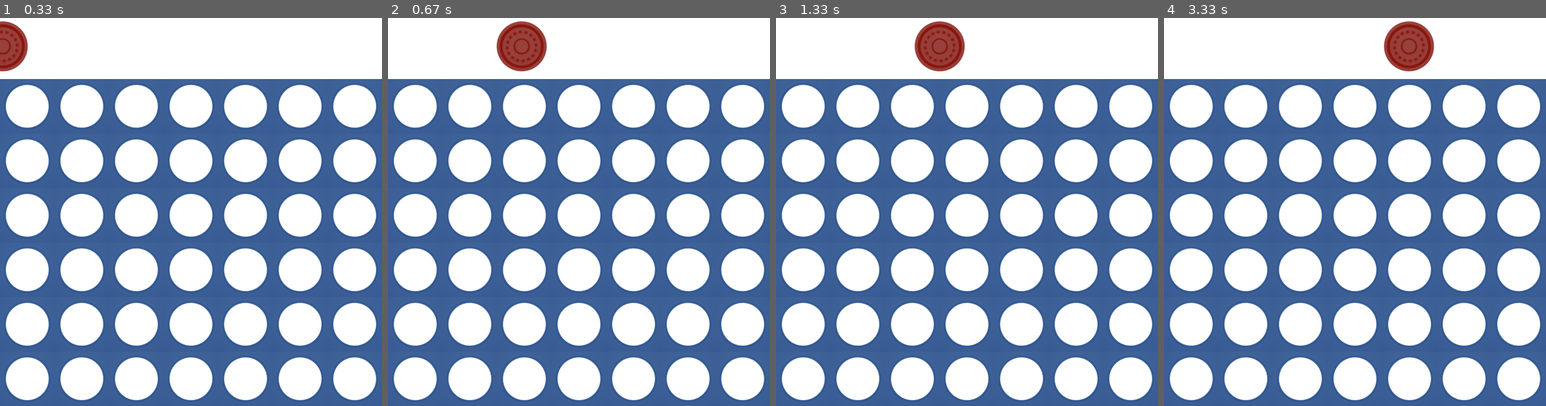
Above: before the commit, frames 1-4 (left to right).
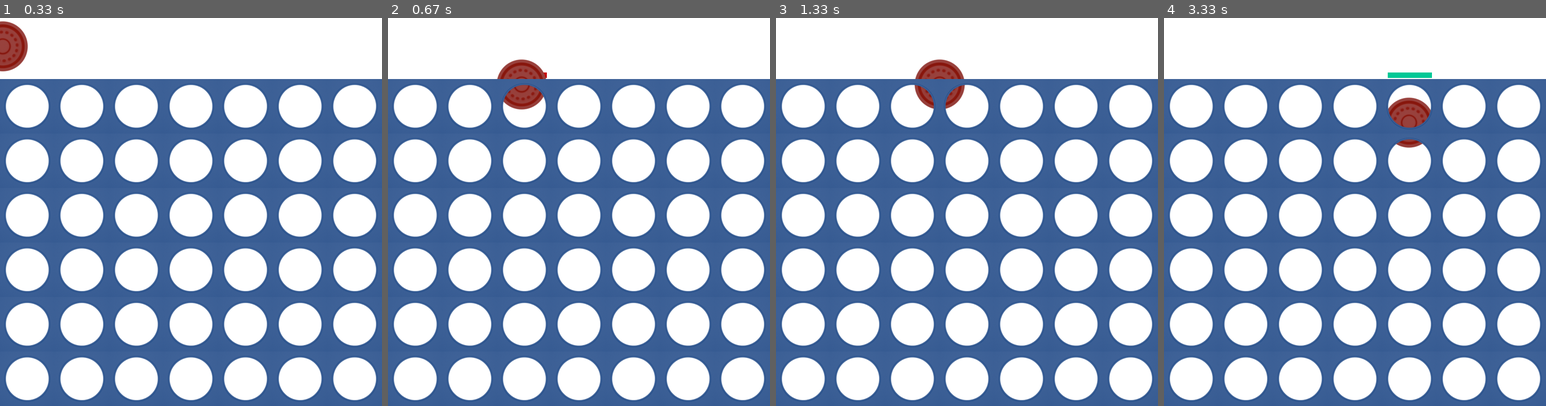
Above: after the commit, the same moments.

Repository: JohnAndPython/Pygame_Connect_Four
Game: pygame game, started from main.py
The game is run twice, just before and just after one commit, with the same random seed, the same clock (stepped at 60 frames per second) and the same inputs.
Inputs (mouse positions are in pixels of both pictures, inside the frame that each line leads up to):
- Up to frame 1 (0.33 s): no input
- Up to frame 2 (0.67 s): press the mouse at (632, 208) at 0.37 s; move the mouse to (579, 149) at 0.47 s; release the mouse at (521, 87) at 0.6 s
- Up to frame 3 (1.33 s): press the mouse at (802, 208) at 0.7 s; move the mouse to (821, 138) at 0.8 s; release the mouse at (840, 72) at 0.93 s; press the mouse at (1077, 208) at 1.03 s; move the mouse to (1009, 215) at 1.13 s; release the mouse at (940, 223) at 1.27 s
- Up to frame 4 (3.33 s): press the mouse at (1190, 208) at 1.37 s; move the mouse to (1324, 134) at 1.47 s; release the mouse at (1454, 60) at 1.6 s; press the mouse at (1301, 208) at 1.7 s; move the mouse to (1393, 246) at 1.8 s; release the mouse at (1488, 285) at 1.93 s; press the mouse at (1244, 208) at 2.03 s; move the mouse to (1320, 153) at 2.13 s; release the mouse at (1397, 95) at 2.27 s; press the mouse at (1465, 208) at 2.37 s; move the mouse to (1351, 281) at 2.47 s; release the mouse at (1240, 355) at 2.6 s; press the mouse at (1301, 208) at 2.7 s; move the mouse to (1320, 277) at 2.8 s; release the mouse at (1339, 347) at 2.93 s; press the mouse at (1408, 208) at 3.03 s; move the mouse to (1408, 192) at 3.13 s; release the mouse at (1408, 177) at 3.27 s

Frame 1 is identical in both runs. In frame 2, 2.1% of the frame differs, in the area x 28-42%, y 0-24%; in frame 3, 1.9%; in frame 4, 2.3%, in the area x 57-71%, y 0-34%.

Commit message:
minor changes

Diff:
--- a/board.py
+++ b/board.py
@@ -6,11 +6,15 @@
         super().__init__()
 
         self.board: list = []
-        self.board_rects: list = []
         self.board_size_y: int = board_size_y
         self.board_size_x : int= board_size_x
 
-        self.image: pygame.surface.Surface = pygame.image.load(r"Assets\board.png")
+        for _ in range(self.board_size_x):
+            self.board.append(self.board_size_y * [0])
+
+        self.board_rects: list = []
+
+        self.image: pygame.surface.Surface = pygame.image.load(r"Assets\board.png").convert_alpha()
         self.rect: pygame.rect.Rect = self.image.get_rect()
 
         # Fill nested 2D List with Pygame rectangles
@@ -52,14 +56,20 @@
         return points
 
 
-    def create(self) -> None:
-        ''' Create a nested 2D list:
-        Amount columns = board_size_x, Amount rows = board_size_y '''
+    def col_full(self, index) -> bool:
+        ''' Check if a column is full or not. Full = Column is completly filled with values other than zeros'''
 
-        for _ in range(self.board_size_x):
-            self.board.append(self.board_size_y * [0])
+        for value in self.board:
+            if value[index] != 0:
+                return True
+            else:
+                return False
+
+        return False
 
 
+    def free_space(self, index) -> int:
+        pass
 
 
     def draw(self, surface: pygame.surface.Surface) -> None:
--- a/main.py
+++ b/main.py
@@ -18,6 +18,14 @@
 board_1 = Board()
 centersx = board_1.get_centersx()
 points_pos = board_1.get_points_pos()
+board_1.board[0][0] = 1
+board_1.board[0][1] = 1
+board_1.board[0][2] = 1
+board_1.board[0][3] = 1
+board_1.board[0][4] = 0
+board_1.board[0][5] = 1
+board_1.board[0][6] = 1
+print(board_1.board)
 
 
 player_yel = Player("yellow", 50)
@@ -30,10 +38,15 @@
 select_bar = dict()
 select_left = 0
 for index in range(7):
-    select_bar[index] = pygame.rect.Rect(0, 0, 20, 120)
+    select_bar[index] = pygame.rect.Rect(0, 0, 40, SCREEN_HEIGHT)
     select_bar[index].centerx = centersx[index]
 
 
+green = (0, 200, 150)
+red = (200, 0, 0)
+col = (0, 0, 0)
+collision = False
+index_bar = 0
 
 
 
@@ -81,7 +94,7 @@
 
 #     top += 90
 #     left = 15
-
+player_clicked = False
 
 while True:
     #delta time |alternative: dt = clock.tick(60) / 1000
@@ -102,21 +115,42 @@
                 pygame.quit()
                 sys.exit()
 
+        elif event.type == pygame.MOUSEBUTTONDOWN:
+            for index, field in select_bar.items():
+                if field.collidepoint(m_pos) and not board_1.col_full(index):
+                    player_clicked = True
+                    index_bar = index
+
+
+        elif event.type == pygame.MOUSEBUTTONUP:
+            player_clicked = False
+            # a = board_1.check_column(index_bar)
+            # print(a)
+
 
 
 
     screen.fill((255, 255, 255))
 
 
-    for key, field in select_bar.items():
-        #pygame.draw.rect(screen, (250, 0, 0), field)
-
-        if field.collidepoint(m_pos):
-            pygame.draw.line(screen, (0, 200, 150), *points_pos[key], 10)
 
 
 
-    player_red.set_centerx_to(m_pos[0])
+    if player_clicked:
+        player_red.animation_fall(centersx[index_bar])
+    else:
+        player_red.set_centerx_to(m_pos[0])
+        for key, field in select_bar.items():
+            if field.collidepoint(m_pos) and not board_1.col_full(key):
+                 pygame.draw.line(screen, green, *points_pos[key], 10)
+
+            elif field.collidepoint(m_pos) and board_1.col_full(key):
+                pygame.draw.line(screen, red, *points_pos[key], 10)
+
+
+
+    #print(collision, index_bar)
+
     player_red.draw(screen)
     board_1.draw(screen)
 
--- a/player.py
+++ b/player.py
@@ -1,26 +1,34 @@
 import pygame
 
 class Player(pygame.sprite.Sprite):
-    def __init__(self, color: str, center_init_pos) -> None:
+    def __init__(self, color: str, center_init_pos: int) -> None:
         super().__init__()
 
         self._color: str = color
-        self.image: pygame.surface.Surface = None
+        self._image: pygame.surface.Surface = None
 
         self._turn: bool = False
 
 
         if color == "red":
-            self.image: pygame.surface.Surface = pygame.image.load(r"Assets\coin_red.png")
+            self._image: pygame.surface.Surface = pygame.image.load(r"Assets\coin_red.png").convert_alpha()
         elif color == "yellow":
-            self.image: pygame.surface.Surface = pygame.image.load(r"Assets\coin_yellow.png")
+            self._image: pygame.surface.Surface = pygame.image.load(r"Assets\coin_yellow.png").convert_alpha()
 
-        self.rect = self.image.get_rect()
-        self.rect.centery = center_init_pos
+        self._rect: pygame.rect.Rect = self._image.get_rect()
+        self._rect.centery: int = center_init_pos
+
+        self._coins: list = []
+
 
     def set_centerx_to(self, pos_x: int) -> None:
-        self.rect.centerx = pos_x
+        self._rect.centerx = pos_x
+
+
+    def animation_fall(self, centerx) -> None:
+        self._rect.centerx = centerx
+        self._rect.centery += 5
 
 
     def draw(self, surface: pygame.surface.Surface) -> None:
-        surface.blit(self.image, self.rect)
+        surface.blit(self._image, self._rect)
--- a/test.py
+++ b/test.py
@@ -4,8 +4,27 @@
 for _ in range(6):
     lst = board.append(7 * [0])
 
+
+def whatever(ind):
+    for value in board:
+        if value[ind] == 0:
+             return True
+
+    return False
+
+
+board[0][0] = 1
+board[0][1] = 1
+board[0][2] = 1
+board[0][3] = 1
+board[0][4] = 1
+board[0][5] = 1
+board[0][6] = 1
+
 print(board)
 
-board[1][4] = 3
 
-print(board)
+index = 4
+
+
+print(whatever(index))
